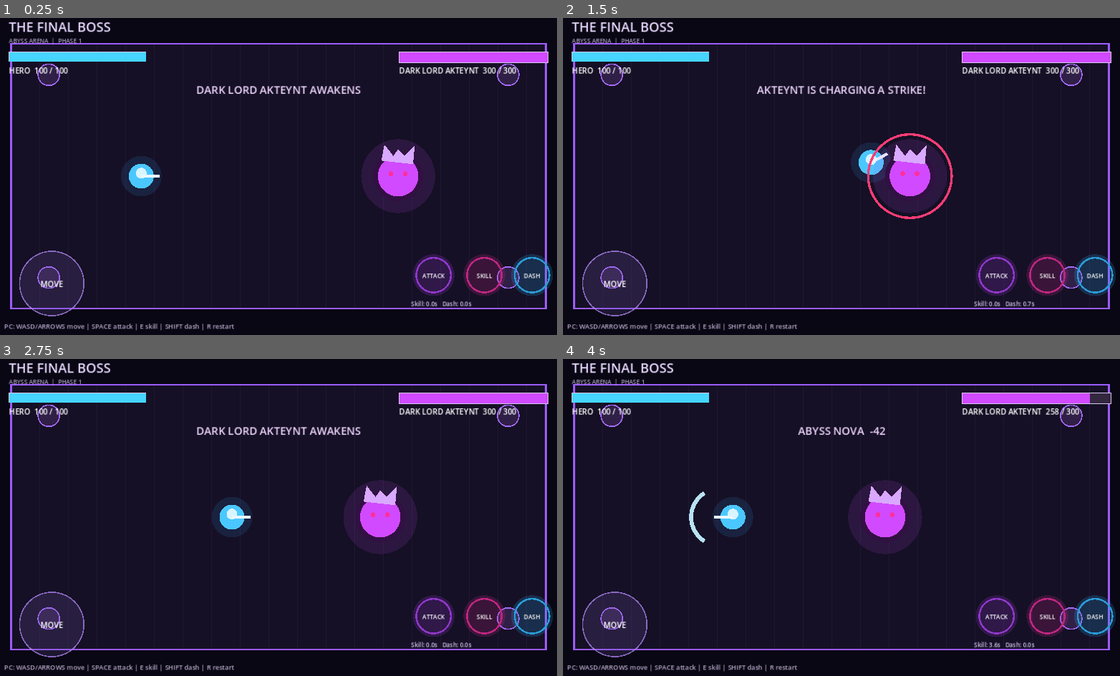
Above: before the commit, frames 1-4 (two rows, left to right).
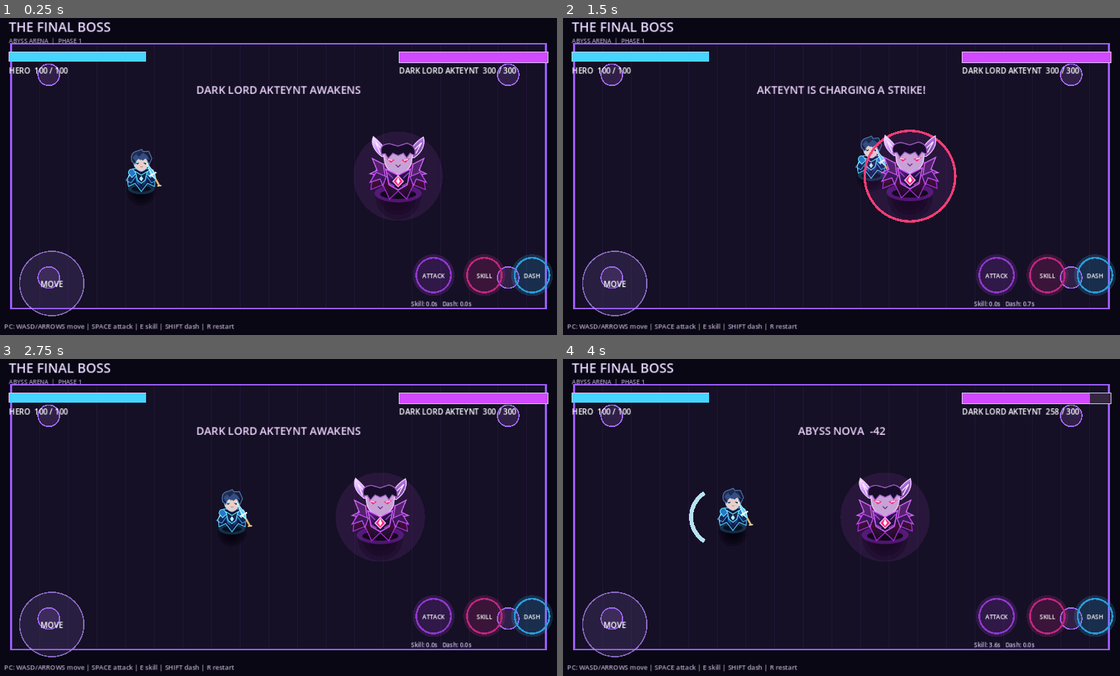
Above: after the commit, the same moments.

Repository: diyorxushvaqtov00-hub/the-final-boss
Game: Godot game, scene res://scenes/main.tscn
Two runs of this game, one before a commit and one after it. Both use one fixed random seed, a clock stepped at 60 frames per second and the inputs below.
Inputs (mouse positions are in pixels of both pictures, inside the frame that each line leads up to):
- Up to frame 1 (0.25 s): no input
- Up to frame 2 (1.5 s): tap Enter at 0.5 s; move the mouse to (969, 160) at 0.52 s; hold D 0.53-1.25 s; hold Shift 0.53-1.25 s; click (969, 160) at 0.67 s; tap Space at 0.77 s; drag from (724, 192) to (813, 239) at 1.27 s
- Up to frame 3 (2.75 s): move the mouse to (334, 447) at 2.02 s; hold D from 2.03 s (still down); tap R at 2.1 s
- Up to frame 4 (4 s): release D at 2.75 s; drag from (813, 580) to (668, 469) at 2.77 s; move the mouse to (1014, 565) at 3.52 s; hold A from 3.53 s (still down); hold E from 3.53 s (still down); tap Space at 3.77 s

The runs differ from the first frame. In frame 1, 2.1% of the frame differs, in the area x 21-77%, y 37-61%; in frame 2, 2.6%, in the area x 51-71%, y 35-65%; in frame 3, 2.1%; in frame 4, 2.1%.

Commit message:
Render illustrated character sprites in arena

Diff:
--- a/scripts/main.gd
+++ b/scripts/main.gd
@@ -9,6 +9,8 @@
 const BOSS_SPEED_PHASE_TWO := 112.0
 const PLAYER_MAX_HP := 100
 const BOSS_MAX_HP := 300
+const HERO_TEXTURE = preload("res://assets/hero.svg")
+const AKTEYNT_TEXTURE = preload("res://assets/akteynt.svg")
 
 var player_pos := Vector2(250, 270)
 var boss_pos := Vector2(700, 270)
@@ -300,10 +302,13 @@
 		draw_circle(player_pos, 230.0 * nova_progress, Color(0.88, 0.48, 1.0, 0.8), false, 4.0)
 	if slash_timer > 0.0:
 		draw_arc(player_pos + facing * 22.0, 48.0, facing.angle() - 1.0, facing.angle() + 1.0, 18, Color(0.75, 0.93, 1.0, 0.95), 7.0)
-	draw_circle(player_pos, 34.0, Color(0.22, 0.65, 1.0, 0.12))
-	draw_circle(player_pos, 21.0, Color("#4bc7ff"))
-	draw_circle(player_pos + Vector2(0, -5), 9.0, Color("#d8f5ff"))
-	draw_line(player_pos, player_pos + facing * 31.0, Color("#e8f7ff"), 5.0)
+	# Hero sprite: subtle idle bob and a shadow keep the character grounded.
+	var hero_bob := sin(Time.get_ticks_msec() * 0.006) * 2.2
+	draw_ellipse_shadow(player_pos + Vector2(0, 25), Vector2(24, 8), Color(0.02, 0.01, 0.06, 0.78))
+	if hit_flash > 0.0 and hurt_cooldown > 0.0:
+		draw_circle(player_pos, 42.0, Color(1.0, 0.15, 0.25, 0.22))
+	var hero_rect := Rect2(player_pos + Vector2(-42, -49 + hero_bob), Vector2(84, 84))
+	draw_texture_rect(HERO_TEXTURE, hero_rect, false)
 
 	for orb in boss_orbs:
 		var orb_pos: Vector2 = orb["pos"]
@@ -314,21 +319,15 @@
 		draw_circle(boss_pos, 82.0, Color("#c74aff"), false, 4.0)
 	if boss_hp > 0:
 		var boss_color := Color("#d14aff") if boss_hp > 150 else Color("#ff367e")
-		draw_circle(boss_pos, 62.0, Color(boss_color.r, boss_color.g, boss_color.b, 0.12))
+		var boss_bob := sin(Time.get_ticks_msec() * 0.0035 + 1.2) * 2.0
+		draw_ellipse_shadow(boss_pos + Vector2(0, 35), Vector2(38, 12), Color(0.02, 0.0, 0.05, 0.88))
+		draw_circle(boss_pos, 75.0, Color(boss_color.r, boss_color.g, boss_color.b, 0.10))
 		if boss_windup > 0.0:
-			draw_circle(boss_pos, 70.0, Color("#ff3c75"), false, 4.0)
-		draw_circle(boss_pos, 42.0, Color("#321044"))
-		draw_circle(boss_pos, 34.0, boss_color)
-		draw_colored_polygon(PackedVector2Array([
-			boss_pos + Vector2(-28, -26), boss_pos + Vector2(-23, -53),
-			boss_pos + Vector2(-8, -34), boss_pos + Vector2(0, -45),
-			boss_pos + Vector2(11, -34), boss_pos + Vector2(28, -52),
-			boss_pos + Vector2(25, -20)
-		]), Color("#d9a8ff"))
-		draw_circle(boss_pos + Vector2(-12, -4), 4.0, Color("#ff2f9b"))
-		draw_circle(boss_pos + Vector2(12, -4), 4.0, Color("#ff2f9b"))
+			draw_circle(boss_pos, 76.0, Color("#ff3c75"), false, 4.0)
+		var boss_rect := Rect2(boss_pos + Vector2(-64, -72 + boss_bob), Vector2(128, 128))
+		draw_texture_rect(AKTEYNT_TEXTURE, boss_rect, false)
 	else:
-		draw_circle(boss_pos, 22.0, Color(0.55, 0.25, 0.75, 0.35))
+		draw_circle(boss_pos, 35.0, Color(0.55, 0.25, 0.75, 0.25))
 
 	draw_string(ThemeDB.fallback_font, Vector2(28, 28), "THE FINAL BOSS", HORIZONTAL_ALIGNMENT_LEFT, -1, 22, Color("#e8d8ff"))
 	draw_string(ThemeDB.fallback_font, Vector2(28, 47), "ABYSS ARENA  |  PHASE %d" % (2 if boss_hp <= 150 else 1), HORIZONTAL_ALIGNMENT_LEFT, -1, 10, Color("#a89abf"))
@@ -355,6 +354,13 @@
 		draw_string(ThemeDB.fallback_font, Vector2(0, screen_size.y * 0.43), headline, HORIZONTAL_ALIGNMENT_CENTER, screen_size.x, 34, Color("#f0d7ff"))
 		draw_string(ThemeDB.fallback_font, Vector2(0, screen_size.y * 0.52), "TAP TO PLAY AGAIN  |  PRESS R", HORIZONTAL_ALIGNMENT_CENTER, screen_size.x, 16, Color("#bca5d8"))
 
+func draw_ellipse_shadow(center: Vector2, radii: Vector2, color: Color) -> void:
+	# Lightweight ellipse made from layered circles for a soft ground shadow.
+	for i in range(5, 0, -1):
+		var scale := float(i) / 5.0
+		draw_circle(center, radii.x * scale, Color(color.r, color.g, color.b, color.a * (1.0 - scale * 0.55)))
+		draw_circle(center + Vector2(0, 0), radii.y * scale, Color(color.r, color.g, color.b, 0.0))
+
 func _draw_bar(pos: Vector2, width: float, height: float, ratio: float, fill: Color) -> void:
 	draw_rect(Rect2(pos, Vector2(width, height)), Color("#342840"), true)
 	draw_rect(Rect2(pos, Vector2(width * clampf(ratio, 0.0, 1.0), height)), fill, true)
